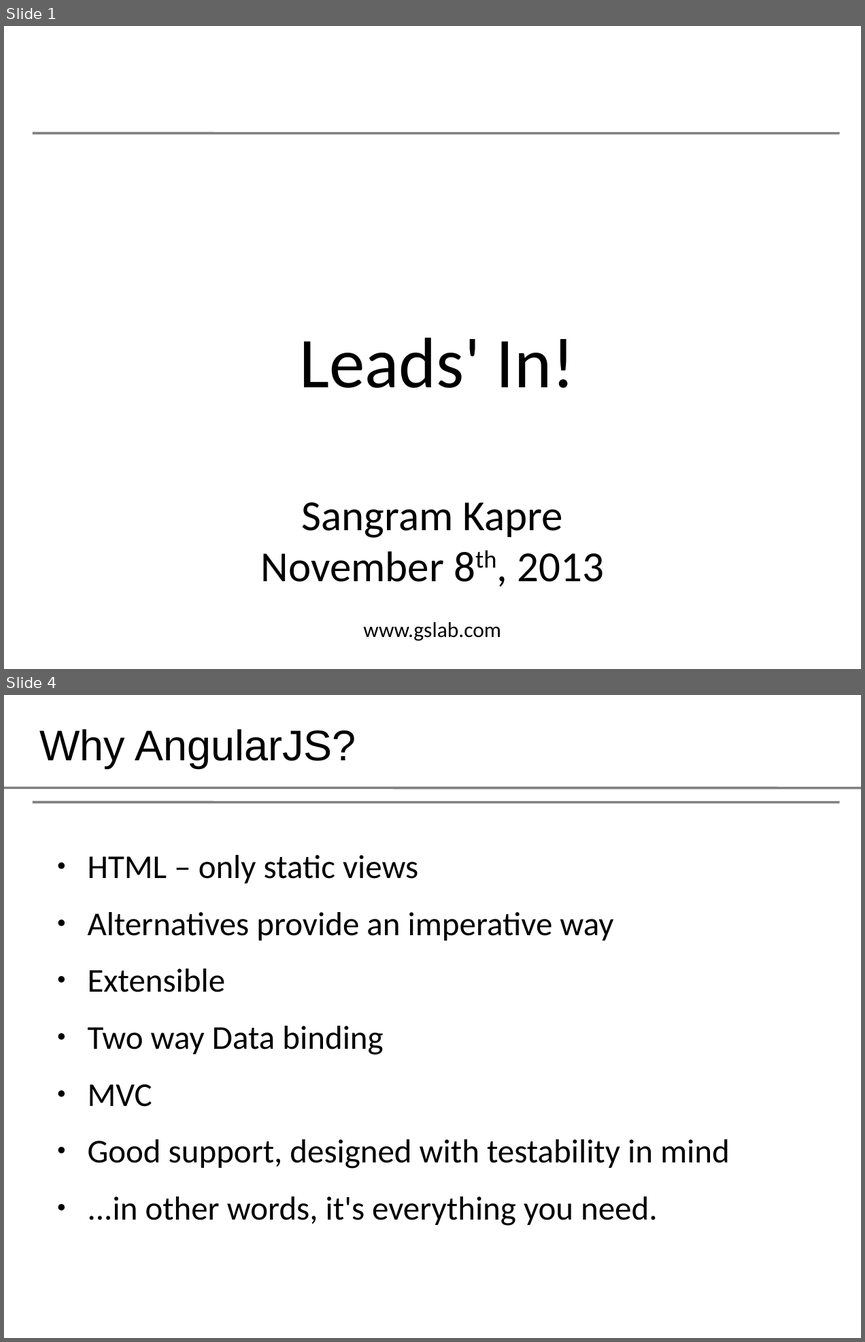
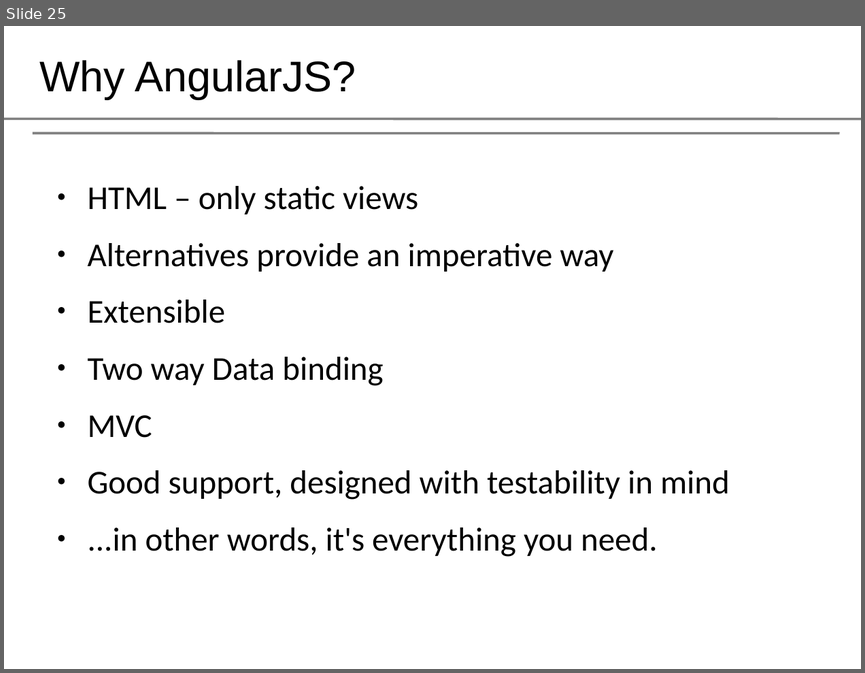
Before and after one commit to aashish-pathak/leadsnetwork, a slide deck: leads_in.odp. Shown one above the other, each under a label of ours: slides 1 and 4 before the commit, slide 25 after it; the slides between them are not shown. The pictures are 865x1342 and 865x673 pixels, drawn with LibreOffice and Linux fonts; fonts in the diff are those of the drawing; background and template pictures are left out. Boxes give left, top, right and bottom in pixels: in the first picture for what was removed or moved away, otherwise in the second. Text is boxed around its words. In the diff, an @@ line names an element or a change of style, - is before the commit and + after.

```diff
--- a/leads_in.odp
+++ b/leads_in.odp
@@ slide 1 removed at [4,26,861,669], background #FFFFFF; not listed: 1 template element that a slide beside it also shows @@
@@ title removed at [299,337,575,388] @@
-Leads' In!
@@ subtitle removed at [261,502,604,582] @@
-Sangram Kapre
-November 8th, 2013
@@ text removed at [363,622,501,641] @@
-www.gslab.com
@@ what was slide 4 is now slide 25 @@
```
Also in this commit, not shown: 2 slides changed, 21 slides added.
